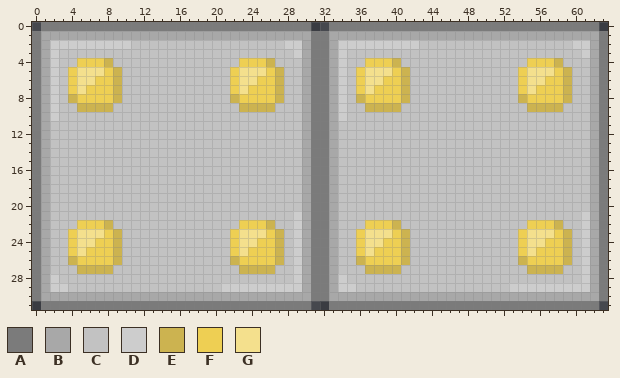
One commit to this pixel-art sprite: public/assets/images/Objets/dado8.png. Above is the file before it was changed.
The file is 64x32 pixels.
Palette (. is transparent): A #7b7b7b  B #a8a8a8  C #c2c2c2  D #cdcdcd  E #ccb350  F #eecf53  G #f4e08d
Now the later version:
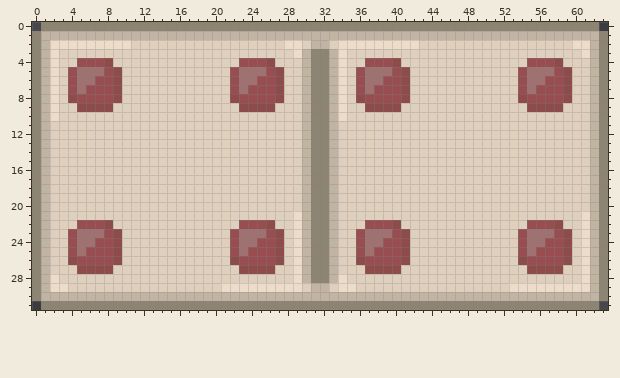
Commit: change dados and add box layer
Change:
colour A: #7b7b7b -> #8d8472
colour B: #a8a8a8 -> #c1b4a2
colour C: #c2c2c2 -> #dfd0be
colour D: #cdcdcd -> #ecdcc9
colour E: #ccb350 -> #8d4b4a
colour F: #eecf53 -> #984e51
colour G: #f4e08d -> #9f7171
y 0: x 31..32 .. -> AA
y 1: x 31..32 AA -> BB
y 2: x 30..33 BAAB -> CBBC
y 29: x 30..33 BAAB -> CBBC
y 30: x 31..32 AA -> BB
y 31: x 31..32 .. -> AA
